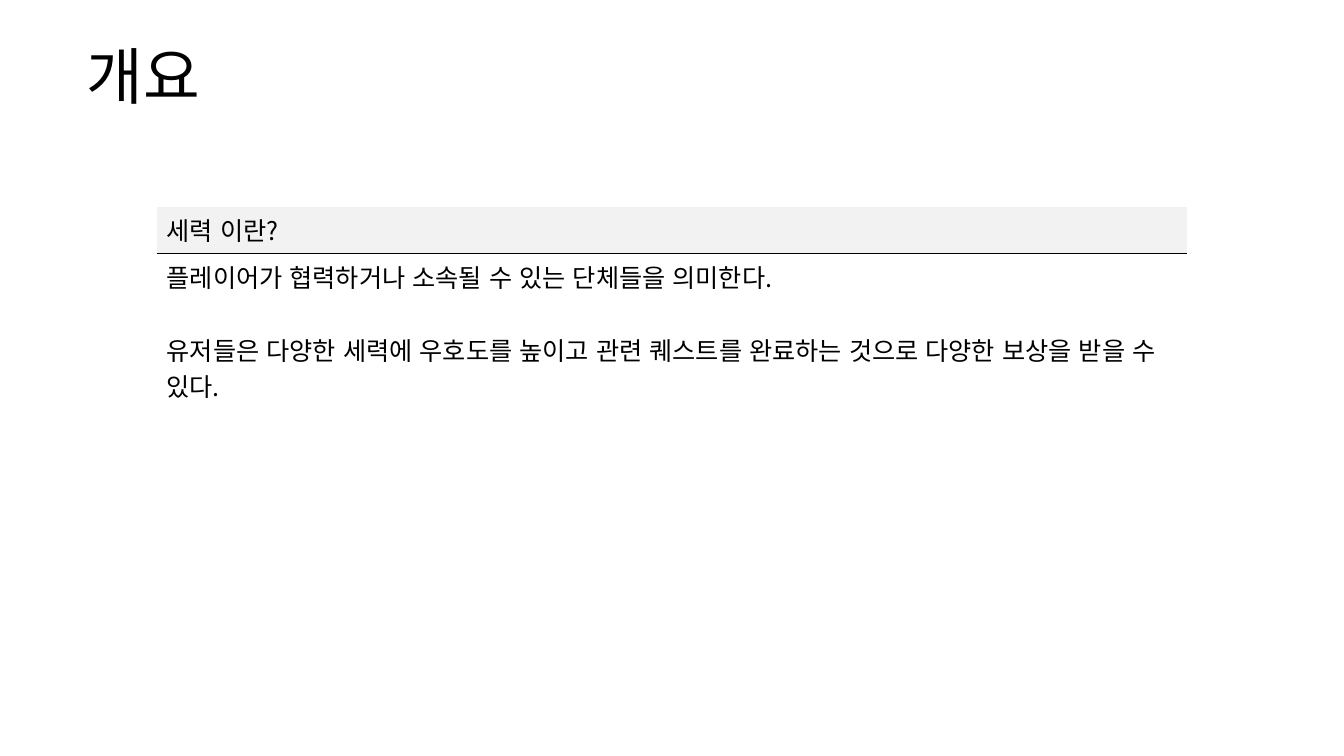
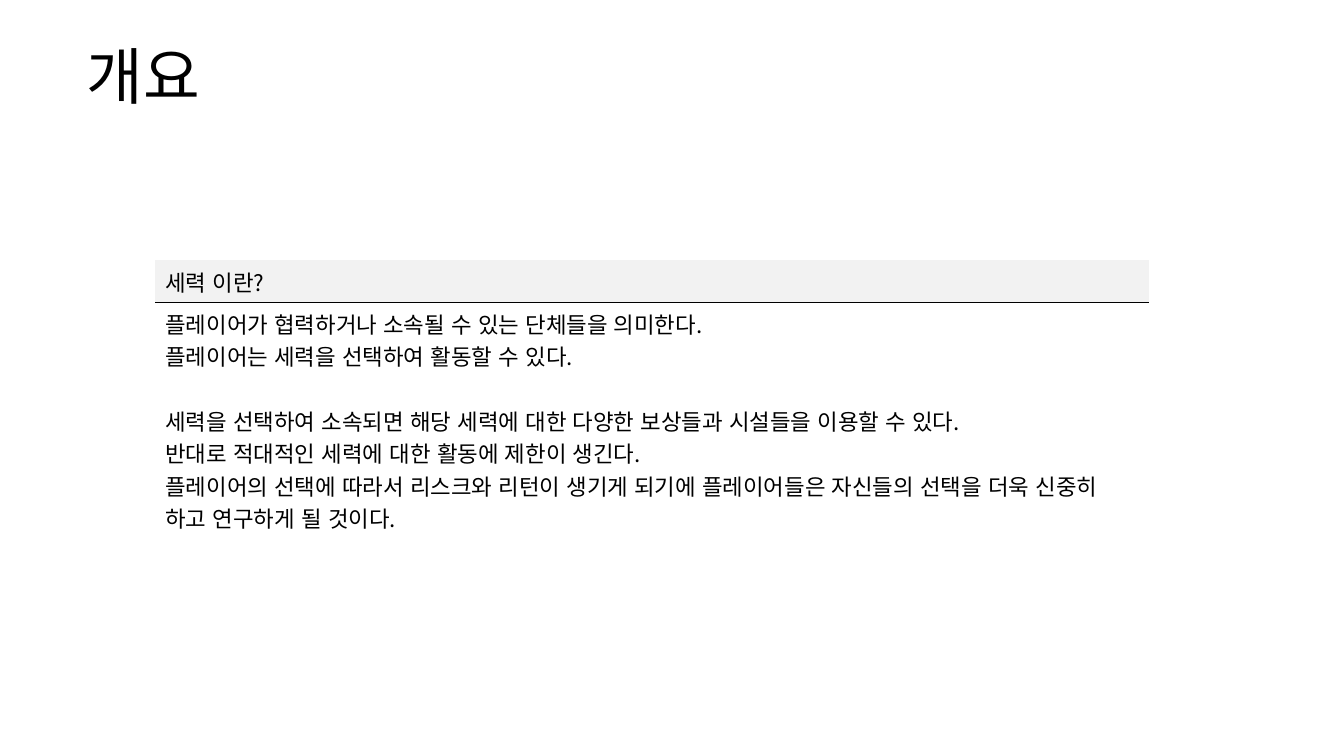
Before and after one commit to yjk0401/unityenginebasic_9th, a slide deck: slide 3 of 기획/방랑엽사전/세력 시스템 기획서.pptx. Drawn at 1344x756 pixels with LibreOffice and Linux fonts; fonts in the diff are those of the drawing. Boxes give left, top, right and bottom in pixels: in the first picture for what was removed or moved away, otherwise in the second. Text is boxed around its words. In the diff, an @@ line names an element or a change of style, - is before the commit and + after.

```diff
--- a/기획/방랑엽사전/세력 시스템 기획서.pptx
+++ b/기획/방랑엽사전/세력 시스템 기획서.pptx
@@ table at [155,260,1148,533] @@
-row 2, column 1: 플레이어가 협력하거나 소속될 수 있는 단체들을 의미한다. / 유저들은 다양한 세력에 우호도를 높이고 관련 퀘스트를 완료하는 것으로 다양한 보상을 받을 수 있다.
+row 2, column 1: 플레이어가 협력하거나 소속될 수 있는 단체들을 의미한다. / 플레이어는 세력을 선택하여 활동할 수 있다. / 세력을 선택하여 소속되면 해당 세력에 대한 다양한 보상들과 시설들을 이용할 수 있다. / 반대로 적대적인 세력에 대한 활동에 제한이 생긴다. / 플레이어의 선택에 따라서 리스크와 리턴이 생기게 되기에 플레이어들은 자신들의 선택을 더욱 신중히 하고 연구하게 될 것이다.
@@ size 18 to 16 pt in "세력 이란?" @@
@@ table: place and size @@
-table at [156,207,1188,402]
+table at [155,260,1148,533]
```
Also in this commit, not shown: 1 other slide changed, 9 slides removed, 4 other files.
